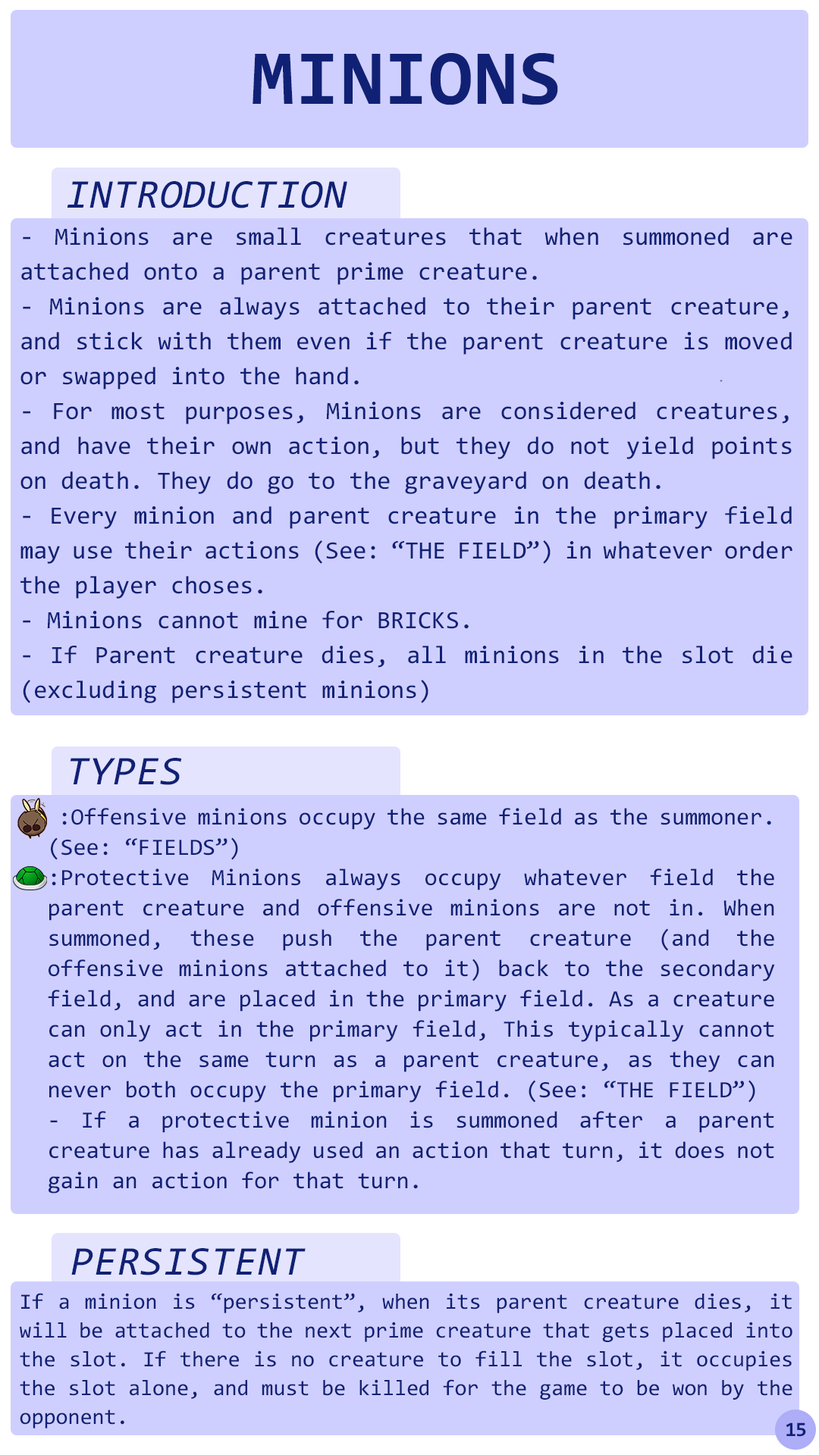
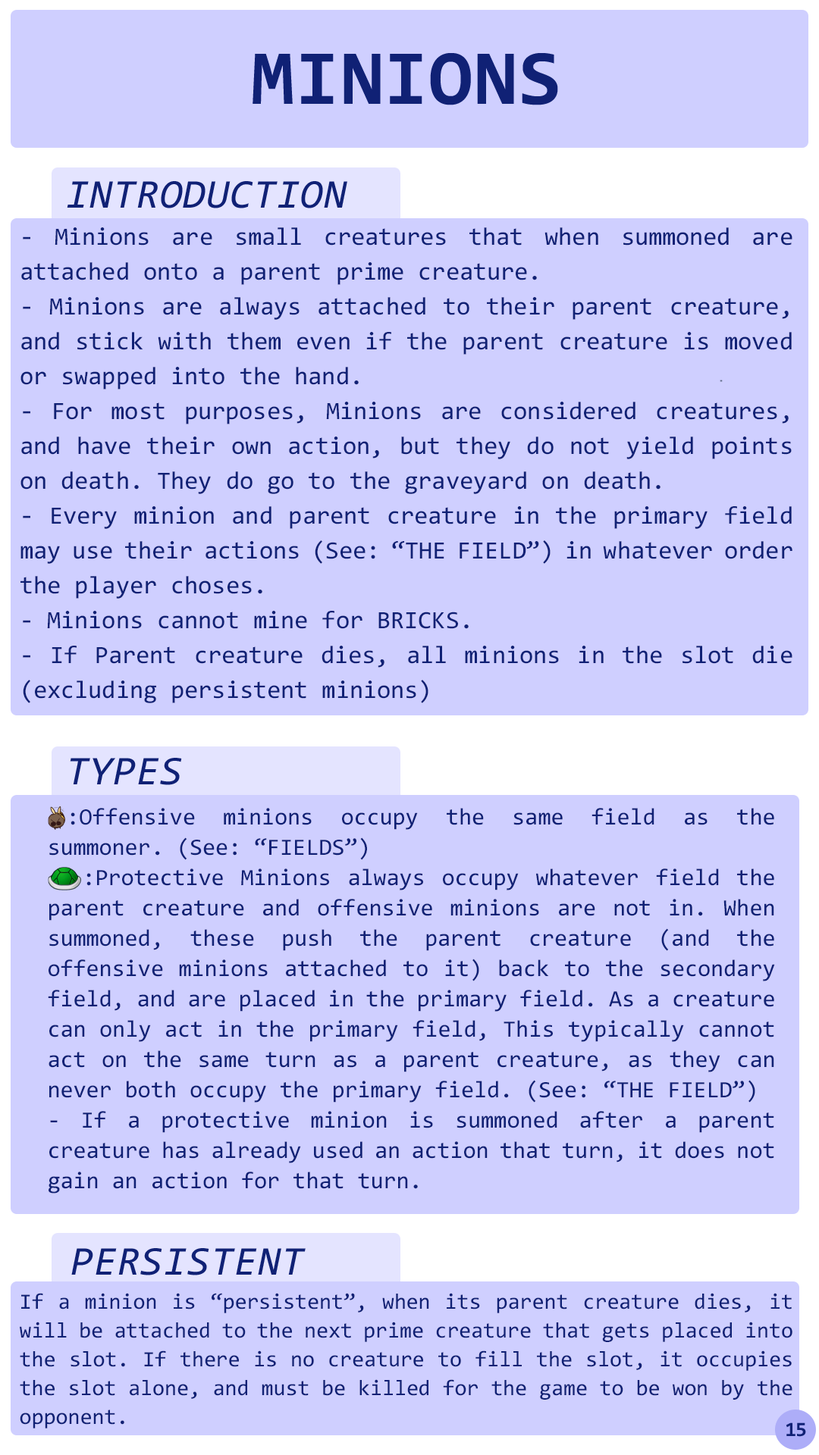
Layered file, before and after one edit (819 × 1455). Changes by layer:
removed layer "Mini Bee copy" from group "Specifics" over [17, 798, 47, 840]
removed layer "Defensive_Minion" from group "Specifics" over [12, 866, 47, 891]
painted on "Phase 1 copy" over [47, 806, 774, 891]
